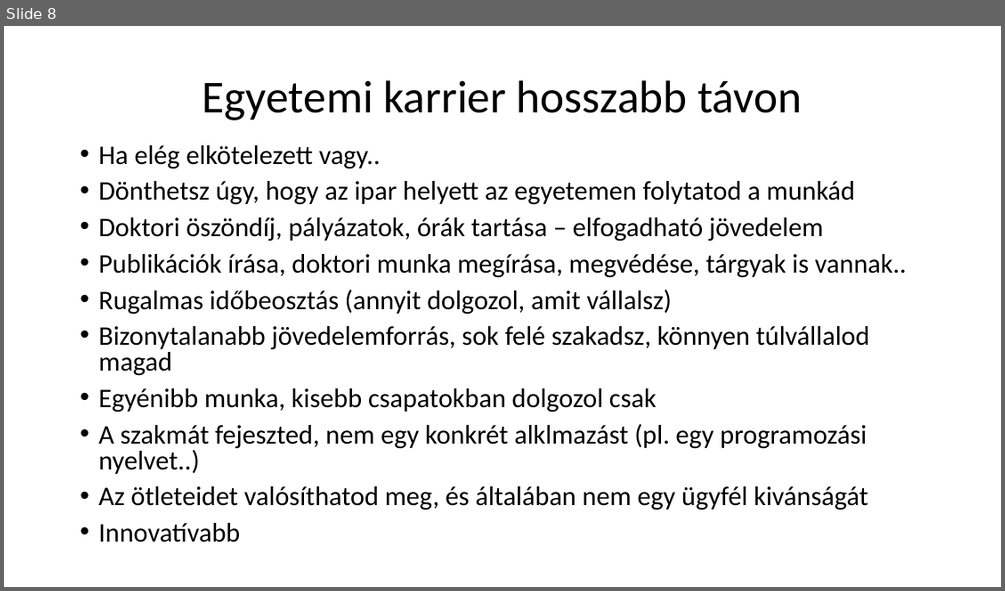
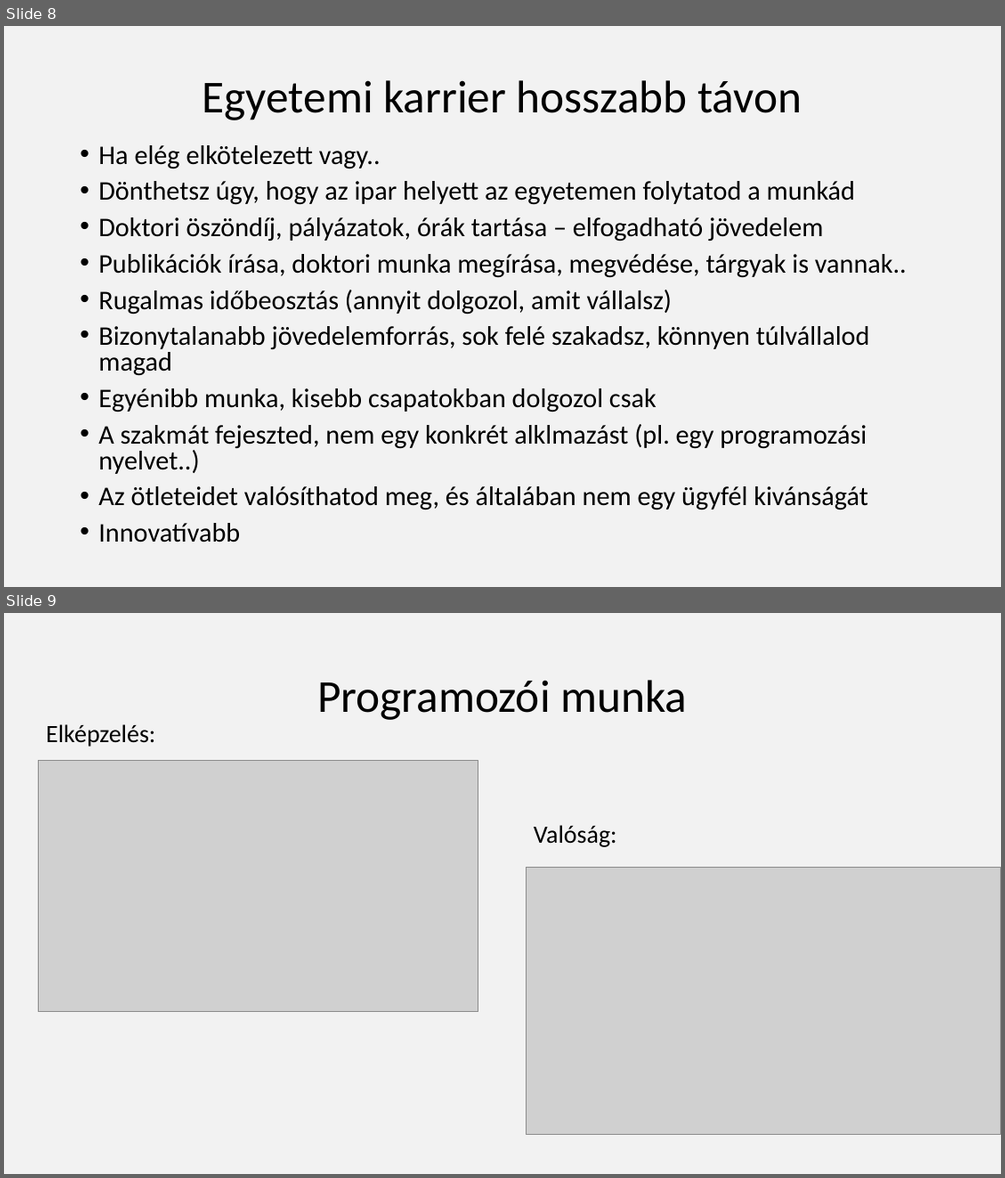
Before and after one commit to nagyandras95/Egyetem, a slide deck: efop/03/Programozók világa.pptx. Shown one above the other, each under a label of ours: slide 8 before the commit, slides 8 and 9 after it. The pictures are 1005x591 and 1005x1178 pixels, drawn with LibreOffice and Linux fonts; fonts in the diff are those of the drawing; grey boxes stand for pictures. Boxes give left, top, right and bottom in pixels: in the first picture for what was removed or moved away, otherwise in the second. Text is boxed around its words. In the diff, an @@ line names an element or a change of style, - is before the commit and + after.

```diff
--- a/efop/03/Programozók világa.pptx
+++ b/efop/03/Programozók világa.pptx
@@ slide 9 added at [4, 613, 1001, 1174], background #E7E6E6 at 50% opacity @@
@@ title added at [317, 680, 687, 720], 44 pt, text #000000 @@
+Programozói munka
@@ text added at [46, 724, 155, 747], 24 pt, text #000000 @@
+Elképzelés:
@@ picture added at [39, 761, 478, 1011] @@
@@ text added at [534, 825, 617, 847], 24 pt, text #000000 @@
+Valóság:
@@ picture added at [526, 867, 1001, 1135] @@
```
Also in this commit, not shown: 8 other slides changed.
